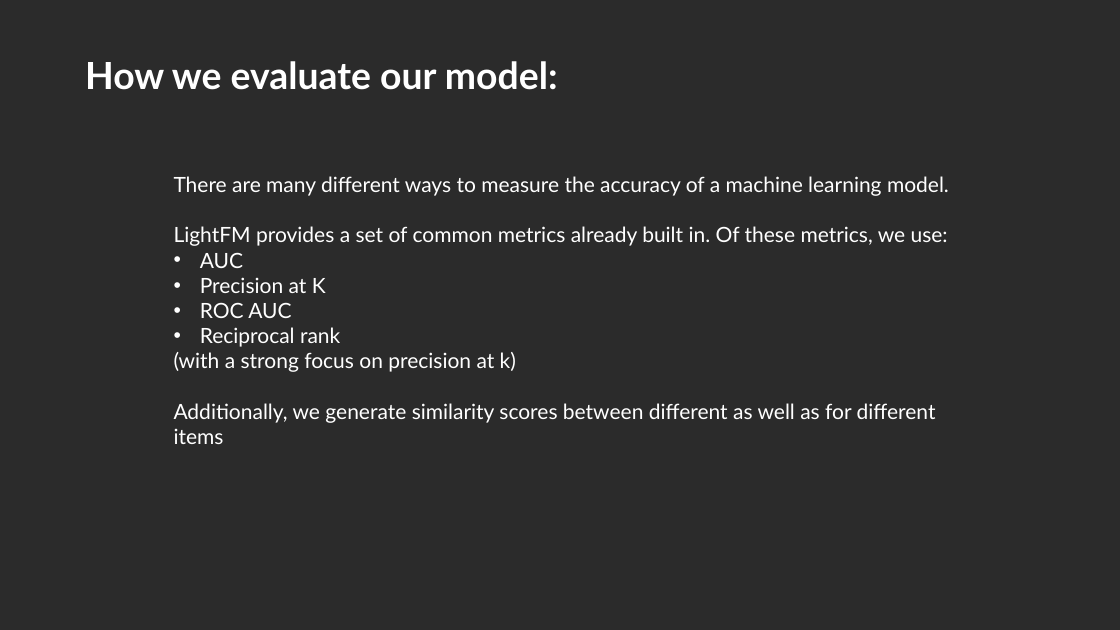
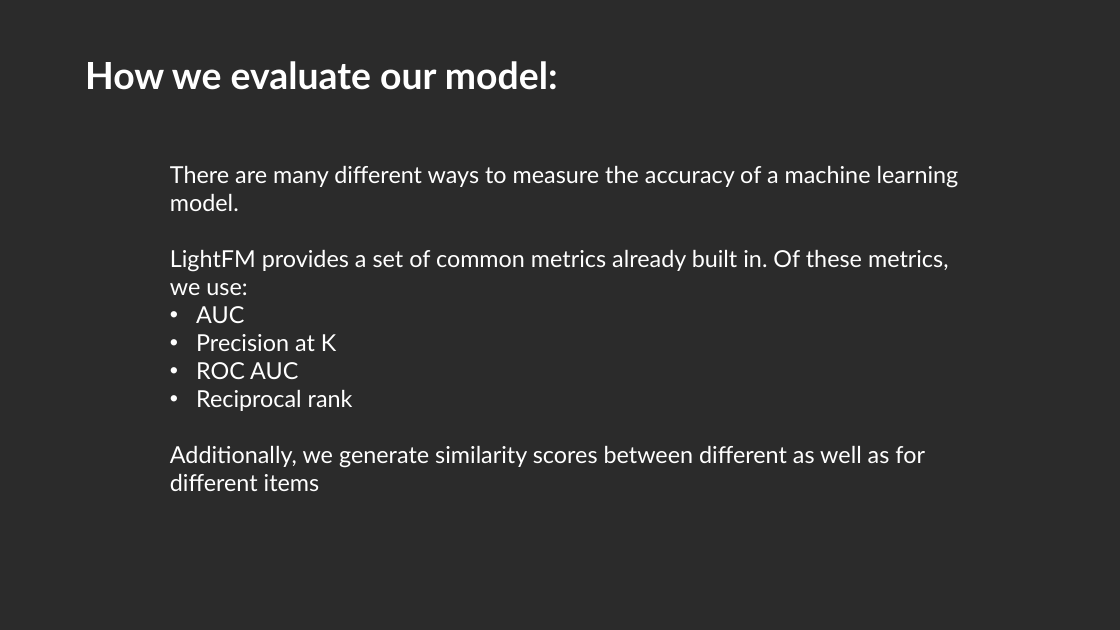
Before and after one commit to lizesteyn/FNBdataquest, a slide deck: slide 42 of Presentation1.pptx (slide 35 before the commit). Drawn at 1120x630 pixels with LibreOffice and Linux fonts; fonts in the diff are those of the drawing; background and template pictures are left out; a plain dark background stands for a picture behind light text. Boxes give left, top, right and bottom in pixels: in the first picture for what was removed or moved away, otherwise in the second. Text is boxed around its words. In the diff, an @@ line names an element or a change of style, - is before the commit and + after.

```diff
--- a/Presentation1.pptx
+++ b/Presentation1.pptx
@@ text "There are many different ways ...": place and size @@
-text "There are many different ways ..." at [174, 176, 949, 444]
+text "There are many different ways ..." at [170, 166, 959, 491]
@@ text "There are many different ways ..." at [170, 166, 959, 491]: size 18 to 20 pt @@
@@ text at [174, 352, 516, 372]: paragraph removed @@
-(with a strong focus on precision at k)
```
Also in this commit, not shown: 14 other slides changed, 13 slides added, 18 slides removed.
